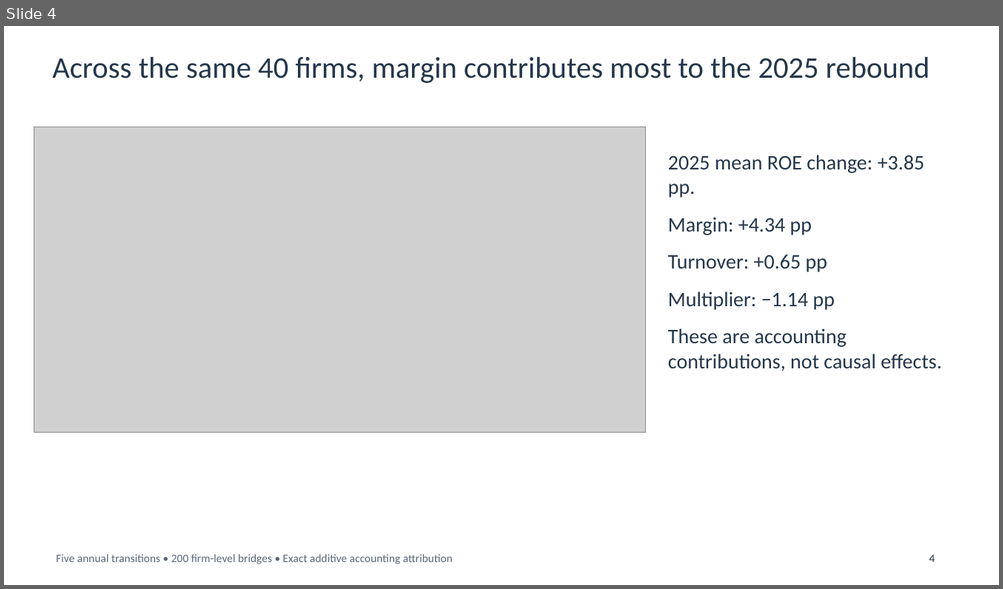
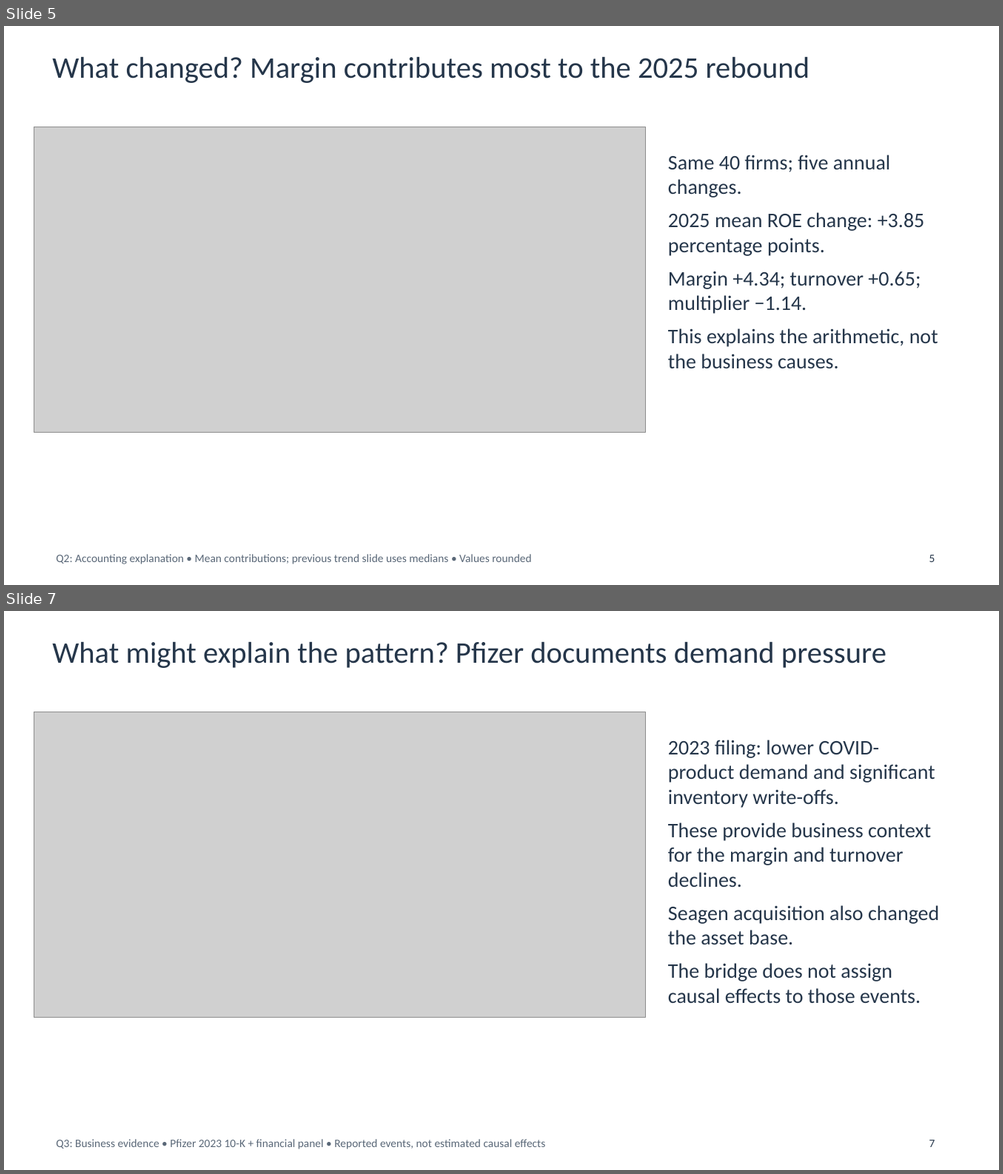
Before and after one commit to chocojawns/DA401, a slide deck: presentations/homework5_team/Homework5_Team_10_Slides.pptx. Shown one above the other, each under a label of ours: slide 4 before the commit, slides 5 and 7 after it; the slides between them are not shown. The pictures are 1003x589 and 1003x1174 pixels, drawn with LibreOffice and Linux fonts; fonts in the diff are those of the drawing; grey boxes stand for pictures. Boxes give left, top, right and bottom in pixels: in the first picture for what was removed or moved away, otherwise in the second. Text is boxed around its words. In the diff, an @@ line names an element or a change of style, - is before the commit and + after.

Commit message:
Frame presentation around ROE research questions and evidence-backed answers

```diff
--- a/presentations/homework5_team/Homework5_Team_10_Slides.pptx
+++ b/presentations/homework5_team/Homework5_Team_10_Slides.pptx
@@ slide 7 added at [4, 611, 999, 1170], background #FFFFFF @@
@@ text added at [52, 641, 886, 668], 29 pt, text #25364A @@
+What might explain the pattern? Pfizer documents demand pressure
@@ picture added at [34, 712, 646, 1017] @@
@@ text added at [668, 740, 939, 1004], 20 pt, text #25364A @@
+2023 filing: lower COVID-product demand and significant inventory write-offs.
+These provide business context for the margin and turnover declines.
+Seagen acquisition also changed the asset base.
+The bridge does not assign causal effects to those events.
@@ text added at [56, 1139, 546, 1150], 11 pt, text #596777 @@
+Q3: Business evidence • Pfizer 2023 10-K + financial panel • Reported events, not estimated causal effects
@@ text added at [929, 1140, 935, 1147], 11 pt, text #25364A @@
+7
@@ what was slide 4 is now slide 5 @@
@@ slide 5 changed as well @@
@@ text at [52, 56, 810, 83]: text changed @@
-Across the same 40 firms, margin contributes most to the 2025 rebound
+What changed? Margin contributes most to the 2025 rebound
@@ text at [668, 155, 938, 369]: text changed @@
-2025 mean ROE change: +3.85 pp.
-Margin: +4.34 pp
-Turnover: +0.65 pp
-Multiplier: −1.14 pp
-These are accounting contributions, not causal effects.
+Same 40 firms; five annual changes.
+2025 mean ROE change: +3.85 percentage points.
+Margin +4.34; turnover +0.65; multiplier −1.14.
+This explains the arithmetic, not the business causes.
@@ text at [56, 554, 531, 565]: text changed @@
-Five annual transitions • 200 firm-level bridges • Exact additive accounting attribution
+Q2: Accounting explanation • Mean contributions; previous trend slide uses medians • Values rounded
@@ text at [929, 555, 935, 562]: text changed @@
-4
+5
```
Also in this commit, not shown: 4 other slides changed, 4 other slides added, 5 slides removed, 2 other files.
